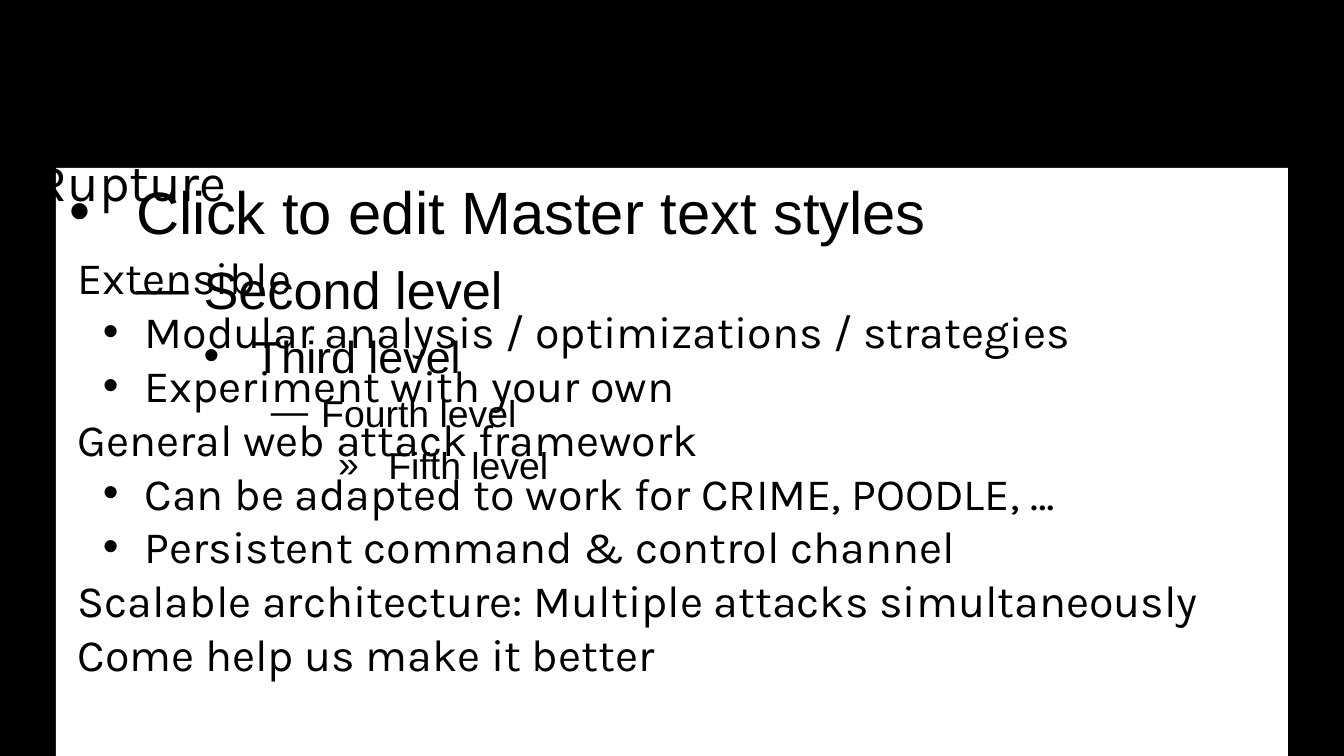
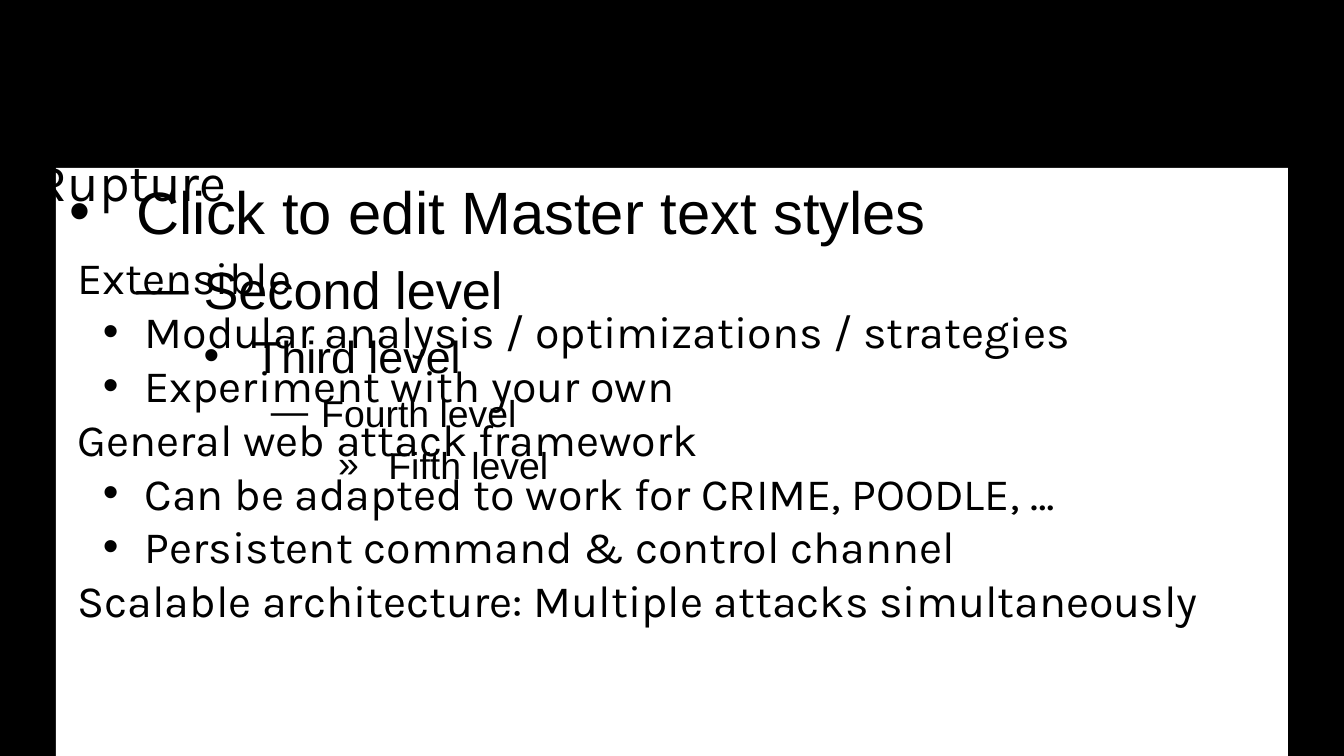
Before and after one commit to decrypto-org/rupture, a slide deck: slide 36 of etc/Black Hat Asia 2016/asia-16-Practical-New-Developments-In-The-BREACH-Attack.pptx (slide 29 before the commit). Drawn at 1344x756 pixels with LibreOffice and Linux fonts; fonts in the diff are those of the drawing; background and template pictures are left out. Boxes give left, top, right and bottom in pixels: in the first picture for what was removed or moved away, otherwise in the second. Text is boxed around its words. In the diff, an @@ line names an element or a change of style, - is before the commit and + after.

```diff
--- a/etc/Black Hat Asia 2016/asia-16-Practical-New-Developments-In-The-BREACH-Attack.pptx
+++ b/etc/Black Hat Asia 2016/asia-16-Practical-New-Developments-In-The-BREACH-Attack.pptx
@@ text at (78, 640, 654, 682): paragraph removed @@
-• Come help us make it better
```
Also in this commit, not shown: 8 other slides changed, 11 slides added, 1 slide removed, 1 other file.
